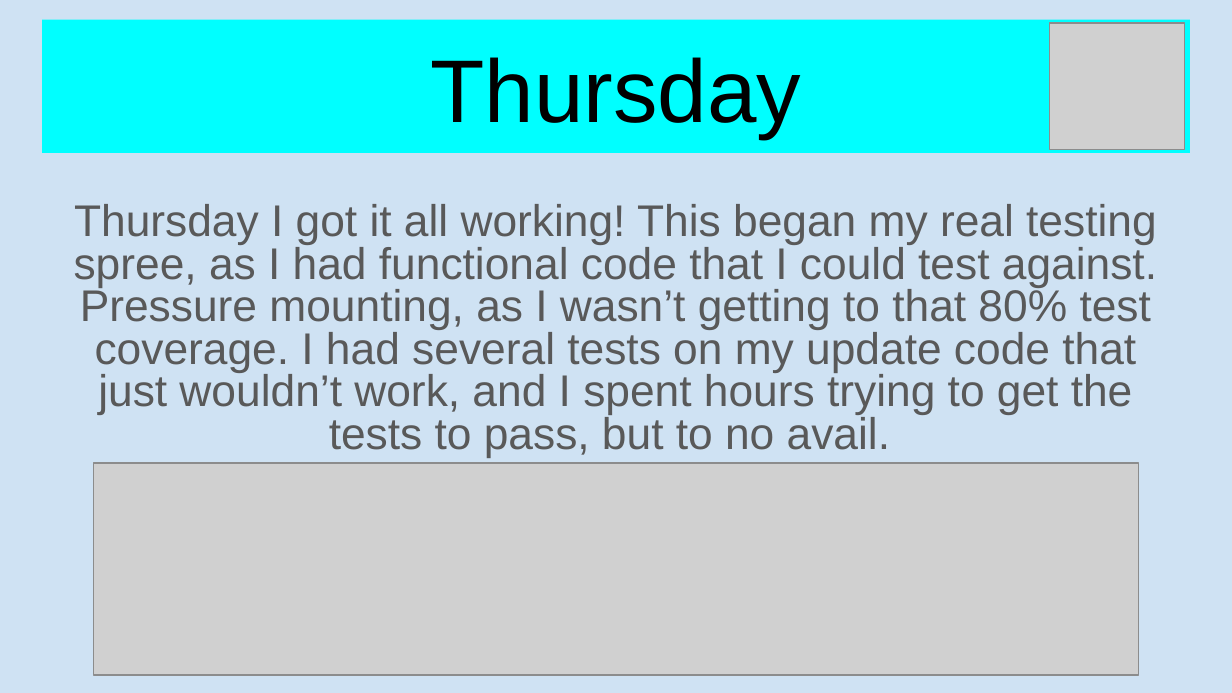
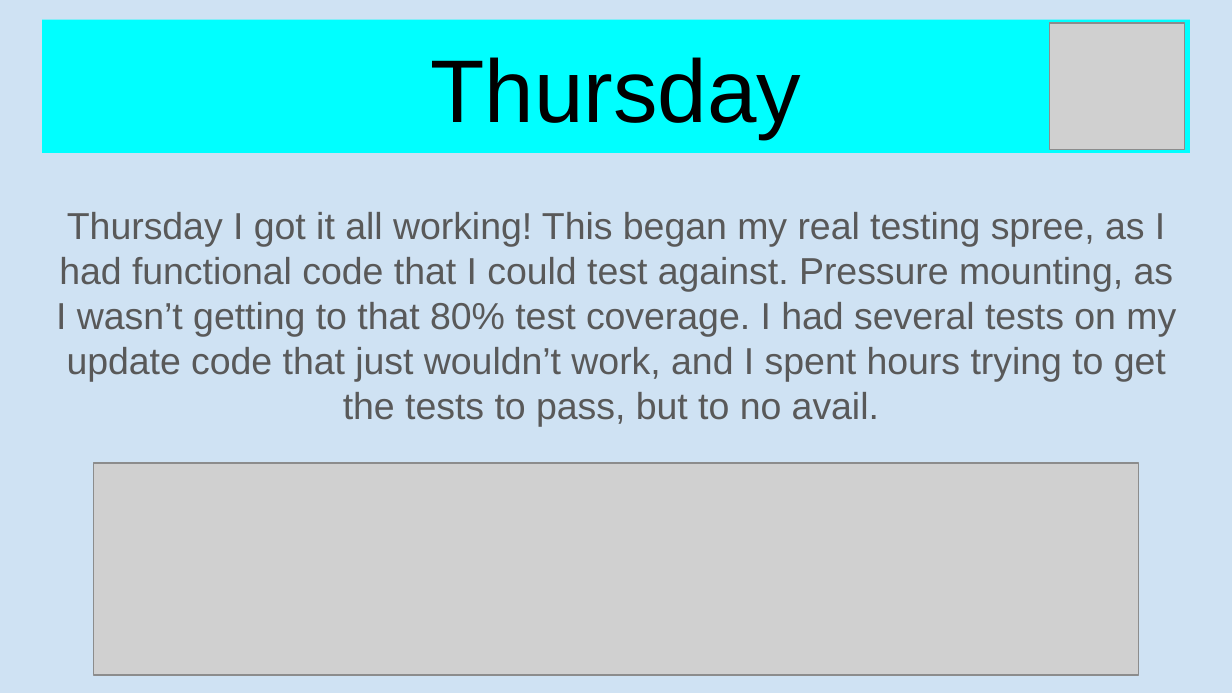
Before and after one commit to Rowanas/IMS, a slide deck: slide 9 of Supporting Documentation/Presentation/W5P Presentation.pptx. Drawn at 1232x693 pixels with LibreOffice and Linux fonts; fonts in the diff are those of the drawing; grey boxes stand for pictures. Boxes give left, top, right and bottom in pixels: in the first picture for what was removed or moved away, otherwise in the second. Text is boxed around its words. In the diff, an @@ line names an element or a change of style, - is before the commit and + after.

```diff
--- a/Supporting Documentation/Presentation/W5P Presentation.pptx
+++ b/Supporting Documentation/Presentation/W5P Presentation.pptx
@@ text "Thursday I got it all ..." at bbox=[56, 212, 1176, 426]: size 25.9 to 21.8 pt; line spacing 0.8 to 1 @@
```
Also in this commit, not shown: 7 other slides changed, 32 other files.
